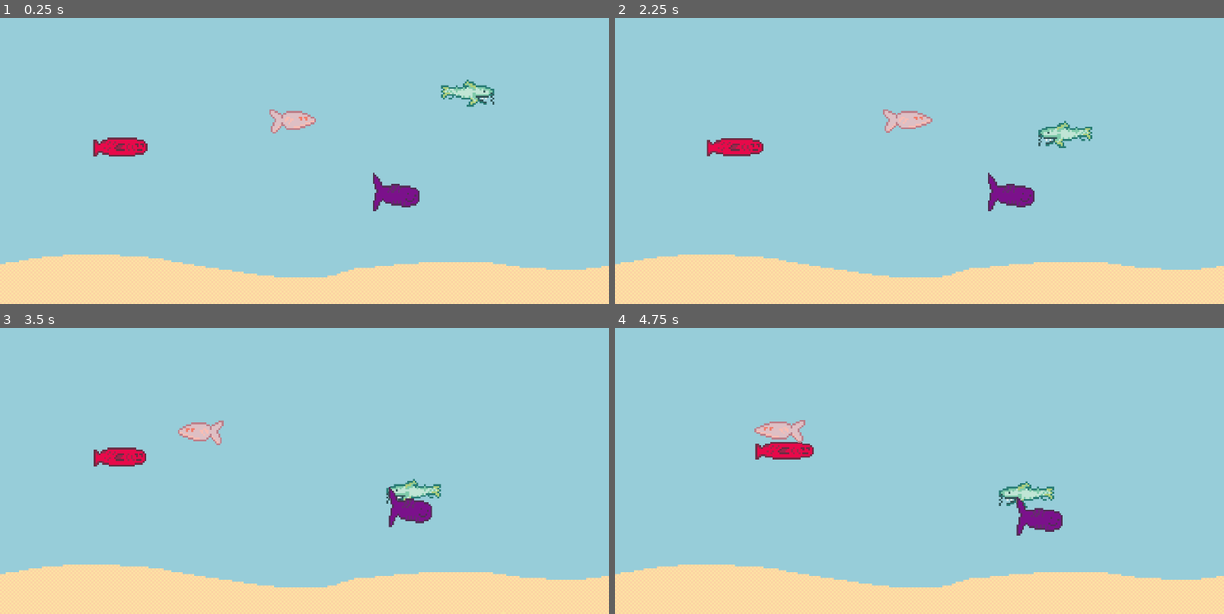
Above: before the commit, frames 1-4 (two rows, left to right).
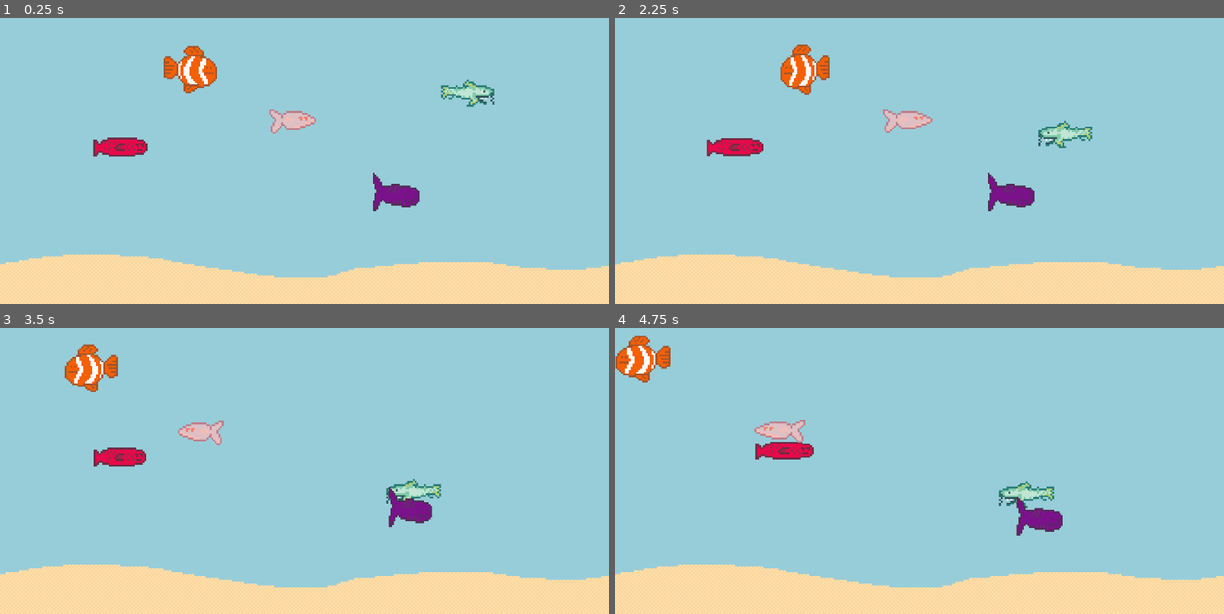
Above: after the commit, the same moments.

Repository: vanhalenar/WeirderFishes
Game: Godot game, scene res://scenes/aquarium.tscn
The game is run twice, just before and just after one commit, with the same random seed, the same clock (stepped at 60 frames per second) and the same inputs.
Inputs (mouse positions are in pixels of both pictures, inside the frame that each line leads up to):
- Up to frame 1 (0.25 s): no input
- Up to frame 2 (2.25 s): move the mouse to (736, 146) at 0.52 s; click (736, 146) at 0.67 s; move the mouse to (1083, 92) at 1.27 s; click (1083, 92) at 1.42 s; move the mouse to (907, 120) at 2.02 s; click (907, 120) at 2.17 s
- Up to frame 3 (3.5 s): move the mouse to (395, 508) at 2.77 s; click (395, 508) at 2.92 s
- Up to frame 4 (4.75 s): move the mouse to (1102, 493) at 3.52 s; click (1102, 493) at 3.67 s; move the mouse to (736, 390) at 4.27 s; click (736, 390) at 4.42 s

The runs differ from the first frame. In frame 1, 0.9% of the frame differs, in the area x 26-36%, y 9-27%; in frame 2, 0.9%; in frame 3, 0.9%; in frame 4, 0.9%, in the area x 0-10%, y 2-20%.

Commit message:
automatic squash material adding

Diff:
--- a/scenes/aquarium.tscn
+++ b/scenes/aquarium.tscn
@@ -1,10 +1,11 @@
-[gd_scene load_steps=14 format=3 uid="uid://5nbumx8ayp1t"]
+[gd_scene load_steps=15 format=3 uid="uid://5nbumx8ayp1t"]
 
 [ext_resource type="Texture2D" uid="uid://7pkxwbpo50kb" path="res://assets/background.png" id="1_2cemv"]
 [ext_resource type="PackedScene" uid="uid://day5prl16b3i1" path="res://scenes/fishes/jeremy.tscn" id="4_1atpd"]
 [ext_resource type="PackedScene" uid="uid://ci2ylf3jskdxl" path="res://scenes/fishes/roger.tscn" id="5_8hnas"]
 [ext_resource type="PackedScene" uid="uid://sr5ksb7aqcmn" path="res://scenes/fishes/oddie.tscn" id="5_fef4g"]
 [ext_resource type="PackedScene" uid="uid://dq4jxrubb120h" path="res://scenes/fishes/georgie.tscn" id="6_pbda8"]
+[ext_resource type="PackedScene" uid="uid://cv764lfm1ywdt" path="res://scenes/fishes/ron.tscn" id="6_penfv"]
 
 [sub_resource type="WorldBoundaryShape2D" id="WorldBoundaryShape2D_vtnij"]
 
@@ -50,6 +51,9 @@
 
 [node name="Oddie" parent="Fish" instance=ExtResource("5_fef4g")]
 position = Vector2(831, 492)
+
+[node name="Ron" parent="Fish" instance=ExtResource("6_penfv")]
+position = Vector2(400, 227)
 
 [node name="Boundaries" type="Node2D" parent="."]
 
@@ -102,5 +106,3 @@
 [node name="CollisionShape2D4" type="CollisionShape2D" parent="NavBoundaries/Bottom"]
 position = Vector2(640, 670)
 shape = SubResource("RectangleShape2D_galif")
-
-[editable path="Fish/Jeremy"]
--- /dev/null
+++ b/scenes/fishes/ron.tscn
@@ -0,0 +1,18 @@
+[gd_scene load_steps=4 format=3 uid="uid://cv764lfm1ywdt"]
+
+[ext_resource type="PackedScene" uid="uid://cytjmcme4xp84" path="res://scenes/fish.tscn" id="1_ov0p4"]
+[ext_resource type="Texture2D" uid="uid://diwap0x6qjyjc" path="res://assets/fishes/ron.png" id="2_2m38f"]
+
+[sub_resource type="CapsuleShape2D" id="CapsuleShape2D_3yo2k"]
+radius = 38.0
+height = 118.0
+
+[node name="Ron" instance=ExtResource("1_ov0p4")]
+idle_anim = 3
+
+[node name="CollisionShape2D" parent="." index="0"]
+position = Vector2(0, 5)
+shape = SubResource("CapsuleShape2D_3yo2k")
+
+[node name="Sprite2D" parent="." index="1"]
+texture = ExtResource("2_2m38f")
--- a/scripts/fish.gd
+++ b/scripts/fish.gd
@@ -32,8 +32,8 @@
 	animation_player.play(idle_anims_list[idle_anim])
 	idle_timer.start(randf_range(idle_min, idle_max))
 
-	#mat.shader = shader
-	#sprite.material = mat
+	mat.shader = shader
+	sprite.material = mat
 
 
 func _physics_process(_delta):
@@ -48,14 +48,6 @@
 
 	state.set_linear_velocity(lv)
 
-
-
-func _on_input_event(_viewport, event, _shape_idx):
-	if event is InputEventMouseButton:
-		if event.button_index == MOUSE_BUTTON_LEFT:
-			if event.pressed:
-				is_held = true
-
 func _input(event):
 	if event is InputEventMouseButton:
 		if event.button_index == MOUSE_BUTTON_LEFT:
@@ -64,17 +56,15 @@
 
 func deform(direction, strength):
 	var tween = get_tree().create_tween()
-
 	var deformationStrength = clamp((strength)/1000, 0.01, 0.5)
-
 	var deformationDirection = direction
-
 	var deformationScale = 0.5 * deformationDirection * deformationStrength
 
-	tween.tween_property(sprite.material, "shader_parameter/deformation",
-		deformationScale, 0.15)
-	tween.tween_property(sprite.material, "shader_parameter/deformation",
-		Vector2.ZERO, 0.35)
+	tween.tween_method(set_shader_squash, Vector2.ZERO, deformationScale, 0.15)
+	tween.tween_method(set_shader_squash, deformationScale, Vector2.ZERO, 0.35)
+
+func set_shader_squash(deformation_scale):
+	mat.set_shader_parameter("deformation", deformation_scale)
 
 func move():
 	var direction = Vector2(randf_range(-0.7, 0.7), randf_range(-0.3, 0.3)).normalized()
@@ -103,8 +93,13 @@
 	constant_force = Vector2.ZERO
 	idle_timer.start(randf_range(idle_min, idle_max))
 
-func set_shader_squash():
-	pass
+
+# SIGNALS
+func _on_input_event(_viewport, event, _shape_idx):
+	if event is InputEventMouseButton:
+		if event.button_index == MOUSE_BUTTON_LEFT:
+			if event.pressed:
+				is_held = true
 
 func _on_body_entered(_body):
 	var strength = abs(linear_velocity.length() - last_velocity.length())
@@ -112,10 +107,8 @@
 
 	deform(direction, strength)
 
-
 func _on_idle_timer_timeout():
 	move()
 
-
 func _on_move_timer_timeout():
 	idle()
